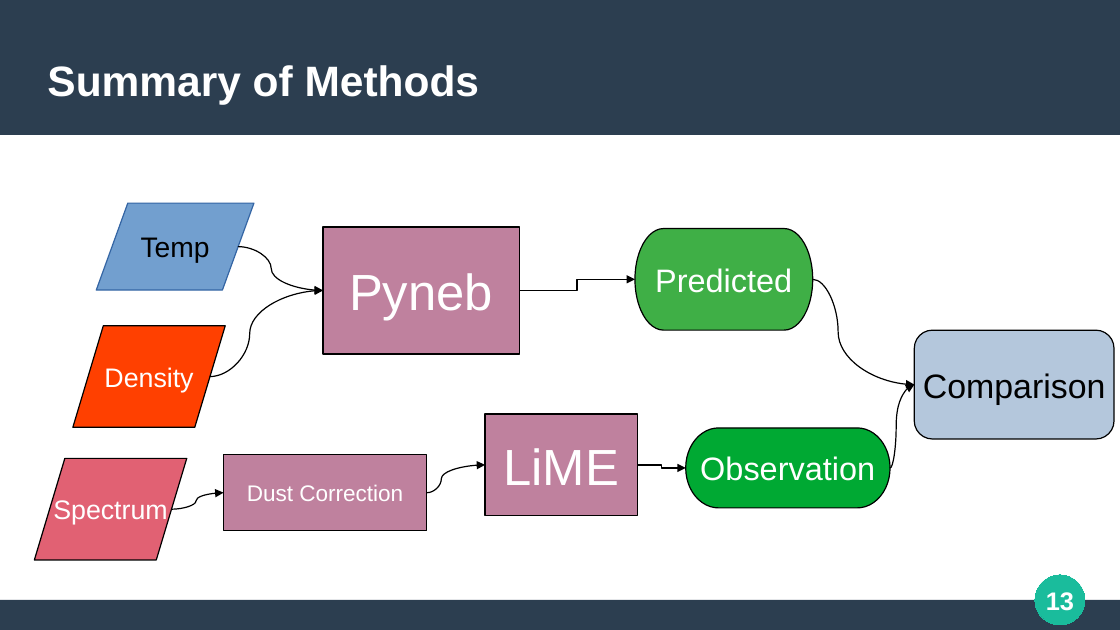
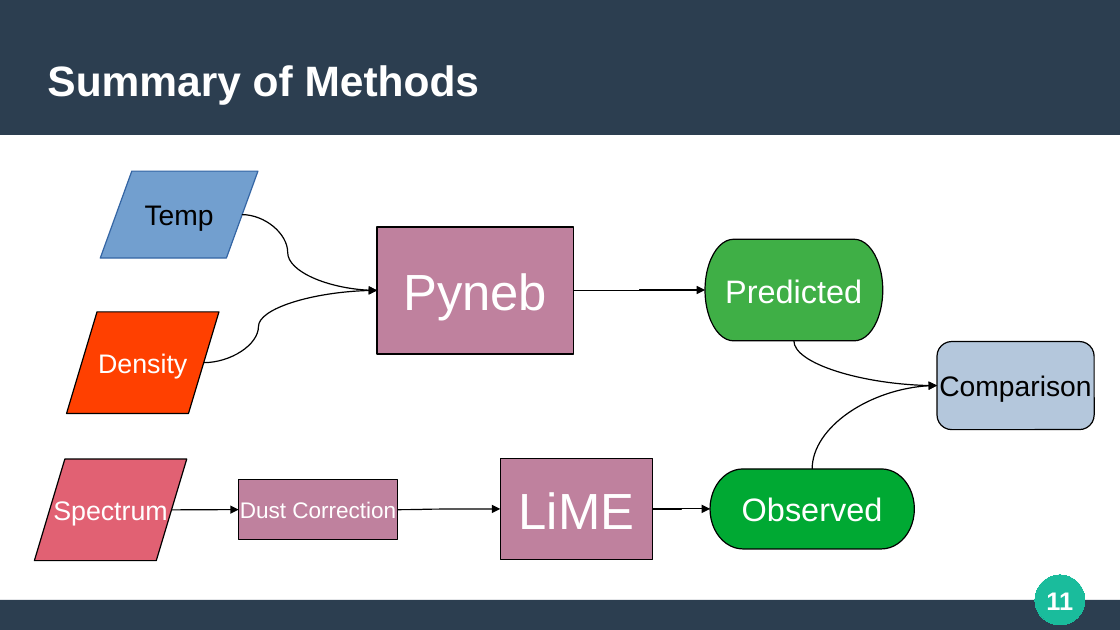
Before and after one commit to SmoolPerson/LRD-helium-analysis, a slide deck: slide 11 of media/presentation/Helium.odp (slide 13 before the commit). Drawn at 1120x630 pixels with LibreOffice and Linux fonts; fonts in the diff are those of the drawing. Boxes give left, top, right and bottom in pixels: in the first picture for what was removed or moved away, otherwise in the second. Text is boxed around its words. In the diff, an @@ line names an element or a change of style, - is before the commit and + after.

```diff
--- a/media/presentation/Helium.odp
+++ b/media/presentation/Helium.odp
@@ flow chart input output "Temp": place and size @@
-flow chart input output "Temp" at [97, 203, 254, 291]
+flow chart input output "Temp" at [101, 172, 258, 259]
@@ curved arrow moved from (238, 247) - (323, 291) to (242, 214) - (377, 291) @@
@@ rectangle "Pyneb": place and size @@
-rectangle "Pyneb" at [323, 227, 519, 354]
+rectangle "Pyneb" at [377, 227, 573, 354]
@@ pill shape "Predicted": place and size @@
-pill shape "Predicted" at [635, 229, 813, 330]
+pill shape "Predicted" at [705, 240, 883, 341]
@@ curved arrow moved from (209, 377) - (323, 291) to (203, 363) - (377, 291) @@
@@ elbow arrow moved from (519, 291) - (635, 279) to (573, 291) - (705, 291) @@
@@ flow chart input output "Density": place and size @@
-flow chart input output "Density" at [73, 326, 226, 428]
+flow chart input output "Density" at [67, 312, 220, 414]
@@ curved arrow moved from (813, 279) - (915, 385) to (794, 341) - (937, 386) @@
@@ rounded rectangle "Comparison": place and size @@
-rounded rectangle "Comparison" at [915, 330, 1115, 439]
+rounded rectangle "Comparison" at [937, 341, 1095, 430]
@@ rounded rectangle "Comparison" at [937, 341, 1095, 430]: size 24 to 20 pt @@
@@ curved arrow moved from (890, 469) - (915, 385) to (812, 470) - (937, 386) @@
@@ pill shape removed at [686, 428, 890, 508] @@
-Observation
@@ rectangle "LiME": place and size @@
-rectangle "LiME" at [485, 415, 637, 516]
+rectangle "LiME" at [500, 458, 652, 560]
@@ pill shape added at [710, 470, 915, 550], fill #00A933, outline #000000 0.85 pt, 23 pt, text #FFFFFF @@
+Observed
@@ rectangle "Dust Correction": place and size @@
-rectangle "Dust Correction" at [224, 455, 427, 532]
+rectangle "Dust Correction" at [239, 480, 397, 540]
@@ curved arrow moved from (427, 493) - (486, 465) to (397, 510) - (500, 509) @@
@@ elbow arrow moved from (637, 465) - (686, 469) to (652, 509) - (710, 509) @@
@@ curved arrow moved from (172, 509) - (224, 493) to (172, 510) - (239, 510) @@
@@ page number at [1046, 592, 1073, 610]: text changed @@
-13
+11
```
Also in this commit, not shown: 12 other slides changed, 2 slides added, 4 slides removed, 1 other file.
